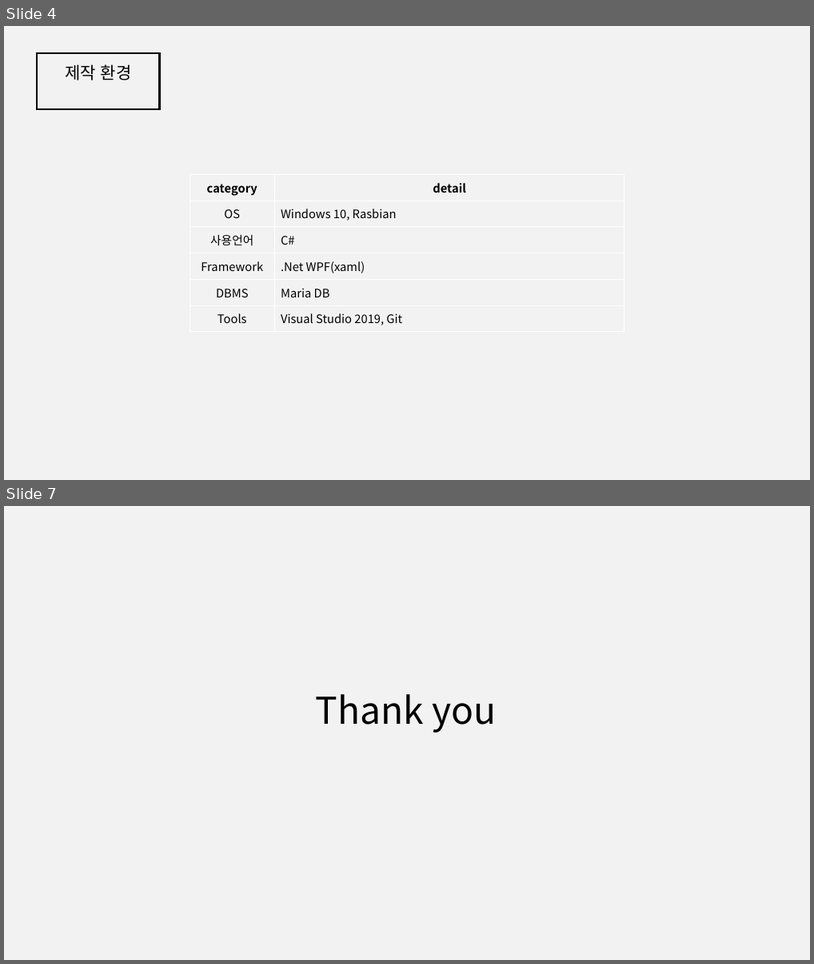
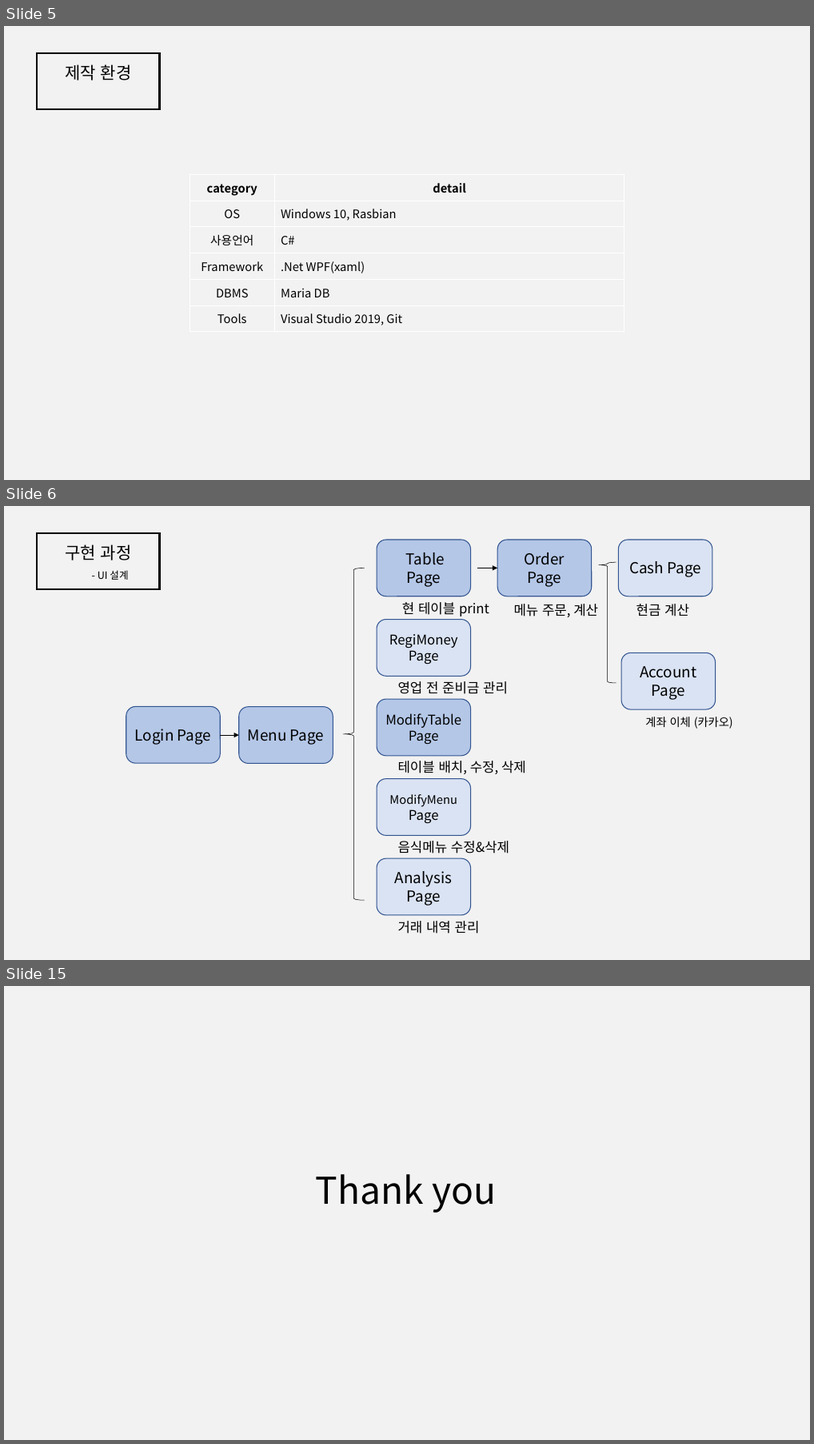
Before and after one commit to elien940318/capstone_POS_csharp, a slide deck: 21324104_2학기캡스톤.pptx. Shown one above the other, each under a label of ours: slides 4 and 7 before the commit, slides 5, 6 and 15 after it; the slides between them are not shown. The pictures are 814x964 and 814x1444 pixels, drawn with LibreOffice and Linux fonts; fonts in the diff are those of the drawing; background and template pictures are left out. Boxes give left, top, right and bottom in pixels: in the first picture for what was removed or moved away, otherwise in the second. Text is boxed around its words. In the diff, an @@ line names an element or a change of style, - is before the commit and + after.

Commit message:
- CashPage 생성

```diff
--- a/21324104_2학기캡스톤.pptx
+++ b/21324104_2학기캡스톤.pptx
@@ slide 6 added at box(4, 506, 810, 960), background #F2F2F2 @@
@@ rectangle added at box(38, 533, 160, 589), outline #000000 2 pt @@
@@ text added at box(65, 544, 132, 560), 20 pt, text #000000 @@
+구현 과정
@@ rounded rectangle added at box(377, 540, 470, 596), fill #B4C7E7, outline #325491 1 pt, 18 pt, text #000000 @@
+Table Page
@@ rounded rectangle added at box(498, 540, 591, 596), fill #B4C7E7, outline #325491 1 pt, 18 pt, text #000000 @@
+Order Page
@@ rounded rectangle added at box(618, 540, 712, 596), fill #DAE3F3, outline #325491 1 pt, 18 pt, text #000000 @@
+Cash Page
@@ text added at box(98, 570, 128, 580), 12 pt, text #000000 @@
+- UI 설계
@@ left brace added at box(343, 568, 365, 900), outline #000000 0.5 pt @@
@@ elbow arrow added from (478, 568) to (498, 568), #000000 0.5 pt @@
@@ left brace added at box(599, 562, 617, 683), outline #000000 0.5 pt @@
@@ rounded rectangle added at box(377, 619, 470, 676), fill #DAE3F3, outline #325491 1 pt, 16 pt, text #000000 @@
+RegiMoney Page
@@ text added at box(402, 602, 490, 616), 16 pt, text #000000 @@
+현 테이블 print
@@ text added at box(514, 604, 598, 617), 16 pt, text #000000 @@
+메뉴 주문, 계산
@@ text added at box(637, 604, 690, 616), 16 pt, text #000000 @@
+현금 계산
@@ rounded rectangle added at box(622, 653, 715, 710), fill #DAE3F3, outline #325491 1 pt, 18 pt, text #000000 @@
+Account Page
@@ text added at box(398, 681, 508, 694), 16 pt, text #000000 @@
+영업 전 준비금 관리
@@ rounded rectangle added at box(126, 706, 220, 763), fill #B4C7E7, outline #325491 1 pt, 18 pt, text #000000 @@
+Login Page
@@ rounded rectangle added at box(239, 707, 333, 764), fill #B4C7E7, outline #325491 1 pt, 18 pt, text #000000 @@
+Menu Page
@@ rounded rectangle added at box(377, 699, 470, 756), fill #B4C7E7, outline #325491 1 pt, 16 pt, text #000000 @@
+ModifyTable Page
@@ text added at box(646, 716, 734, 728), 13.6 pt, text #000000 @@
+계좌 이체 (카카오)
@@ elbow arrow added from (221, 735) to (239, 735), #000000 0.5 pt @@
@@ text added at box(398, 760, 526, 774), 16 pt, text #000000 @@
+테이블 배치, 수정, 삭제
@@ rounded rectangle added at box(377, 779, 470, 836), fill #DAE3F3, outline #325491 1 pt, 14 pt, text #000000 @@
+ModifyMenu Page
@@ text added at box(398, 840, 510, 853), 16 pt, text #000000 @@
+음식메뉴 수정&삭제
@@ rounded rectangle added at box(377, 858, 470, 915), fill #DAE3F3, outline #325491 1 pt, 18 pt, text #000000 @@
+Analysis Page
@@ text added at box(398, 920, 480, 933), 16 pt, text #000000 @@
+거래 내역 관리
@@ what was slide 4 is now slide 5 @@
@@ what was slide 7 is now slide 15 @@
```
Also in this commit, not shown: 2 slides changed, 9 other slides added, 2 slides removed, 12 other files.
